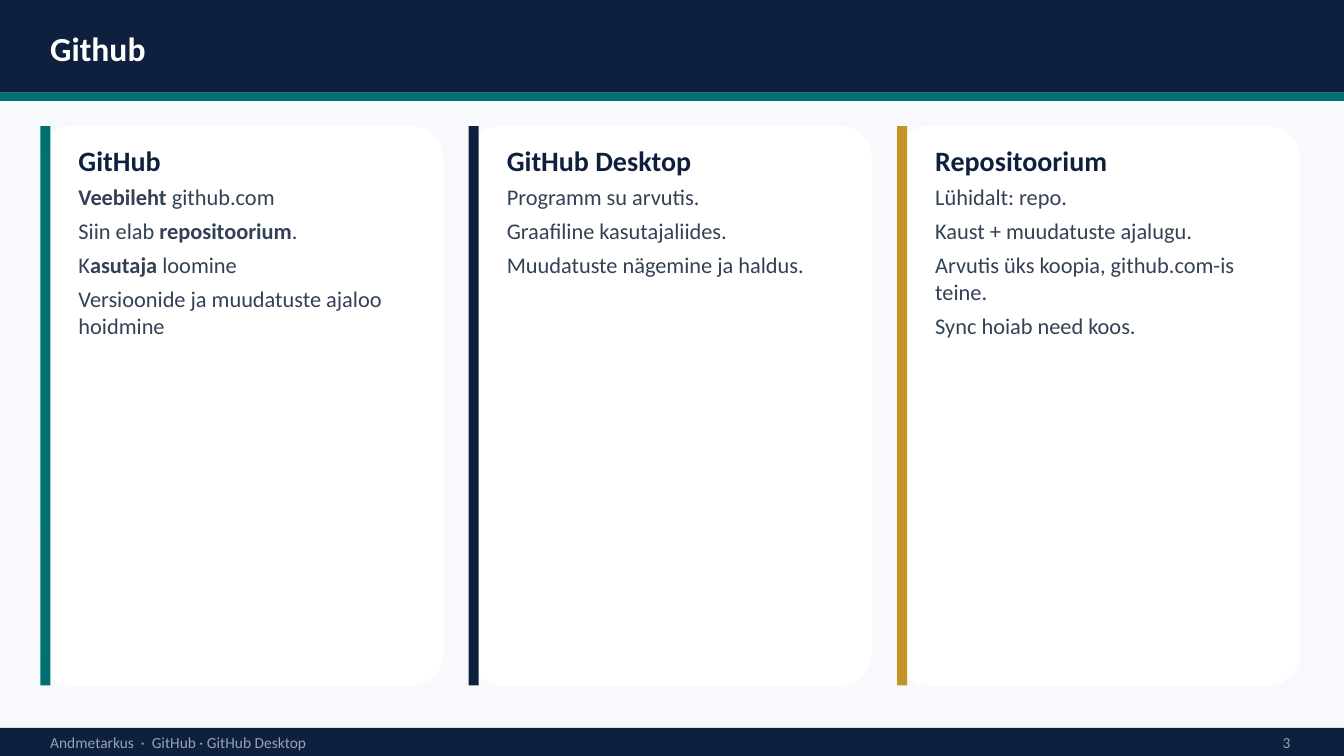
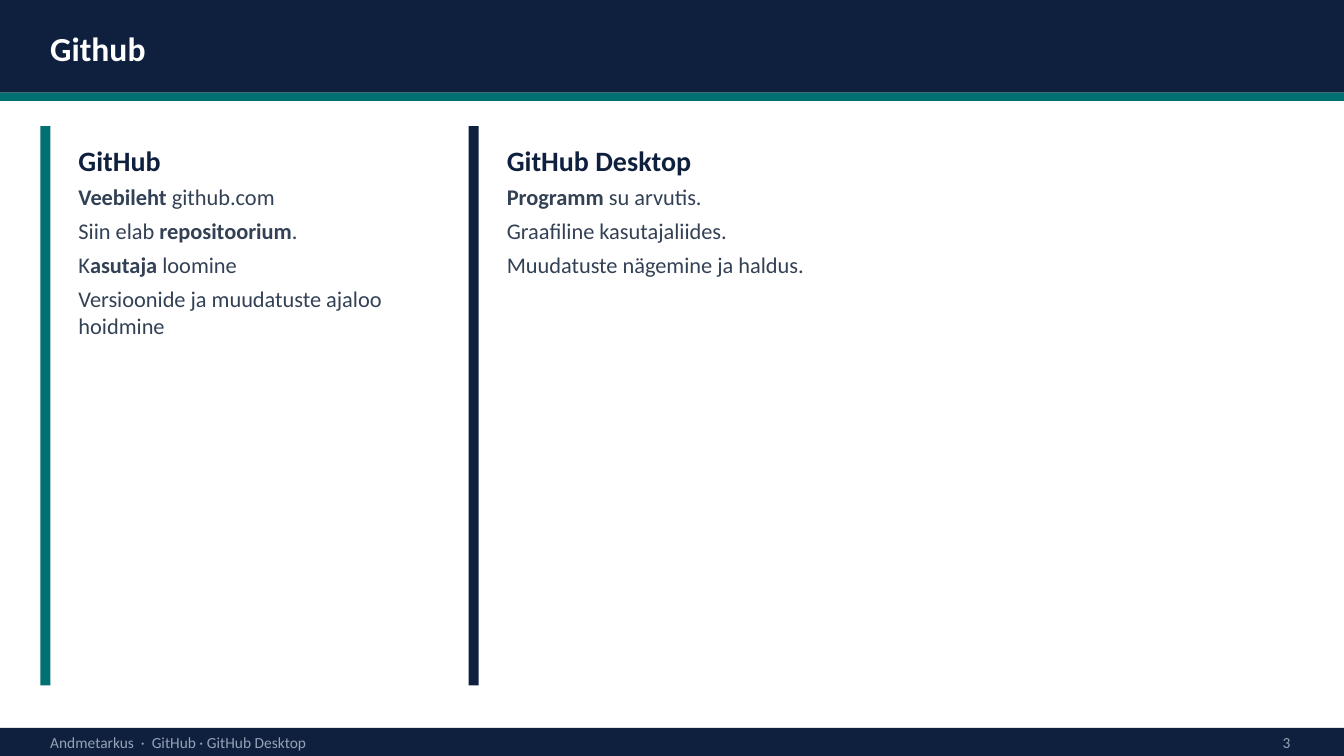
Before and after one commit to emilieabel/andmetarkus, a slide deck: slide 5 of Materjalid/Day15 AI Github/github-desktop-esitlus.pptx (slide 4 before the commit). Drawn at 1344x756 pixels with LibreOffice and Linux fonts; fonts in the diff are those of the drawing. Boxes give left, top, right and bottom in pixels: in the first picture for what was removed or moved away, otherwise in the second. Text is boxed around its words. In the diff, an @@ line names an element or a change of style, - is before the commit and + after.

```diff
--- a/Materjalid/Day15 AI Github/github-desktop-esitlus.pptx
+++ b/Materjalid/Day15 AI Github/github-desktop-esitlus.pptx
@@ rectangle removed at [0, 0, 1344, 756] @@
@@ rounded rectangle removed at [897, 126, 1301, 686] @@
@@ rectangle removed at [897, 126, 907, 686] @@
@@ text removed at [935, 151, 1107, 176] @@
-Repositoorium
@@ text at [507, 189, 701, 209]: bold on in "Programm" @@
@@ text removed at [935, 189, 1234, 338] @@
-Lühidalt: repo.
-Kaust + muudatuste ajalugu.
-Arvutis üks koopia, github.com-is teine.
-Sync hoiab need koos.
```
Also in this commit, not shown: 4 other slides changed, 5 slides added, 3 slides removed, 1 other file.
